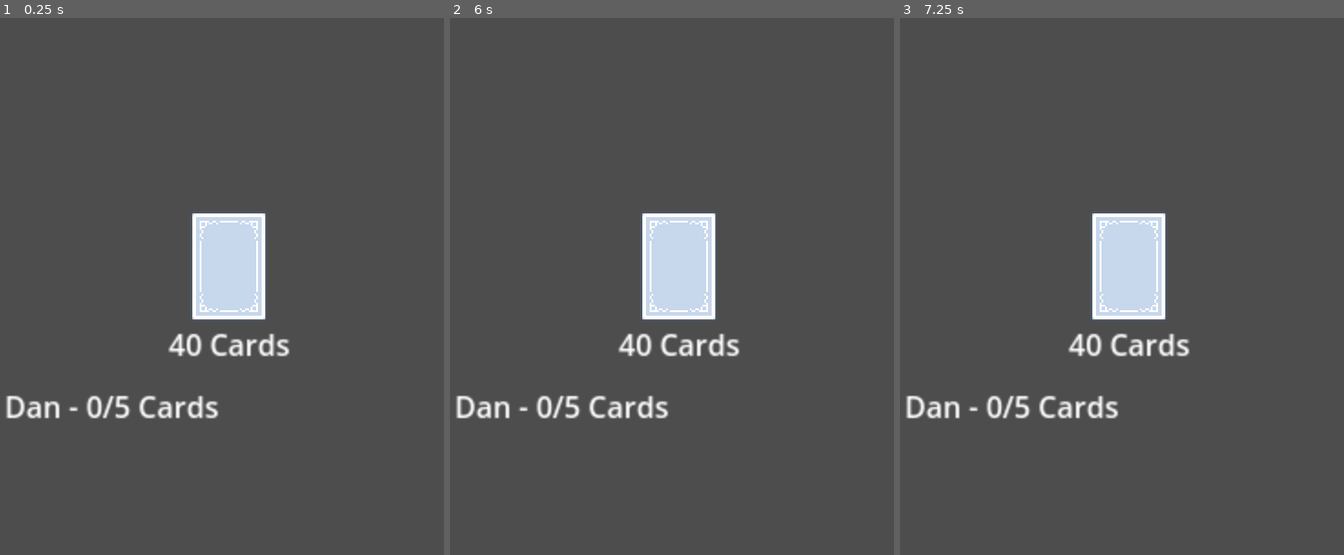
Above: before the commit, frames 1-3 (left to right).
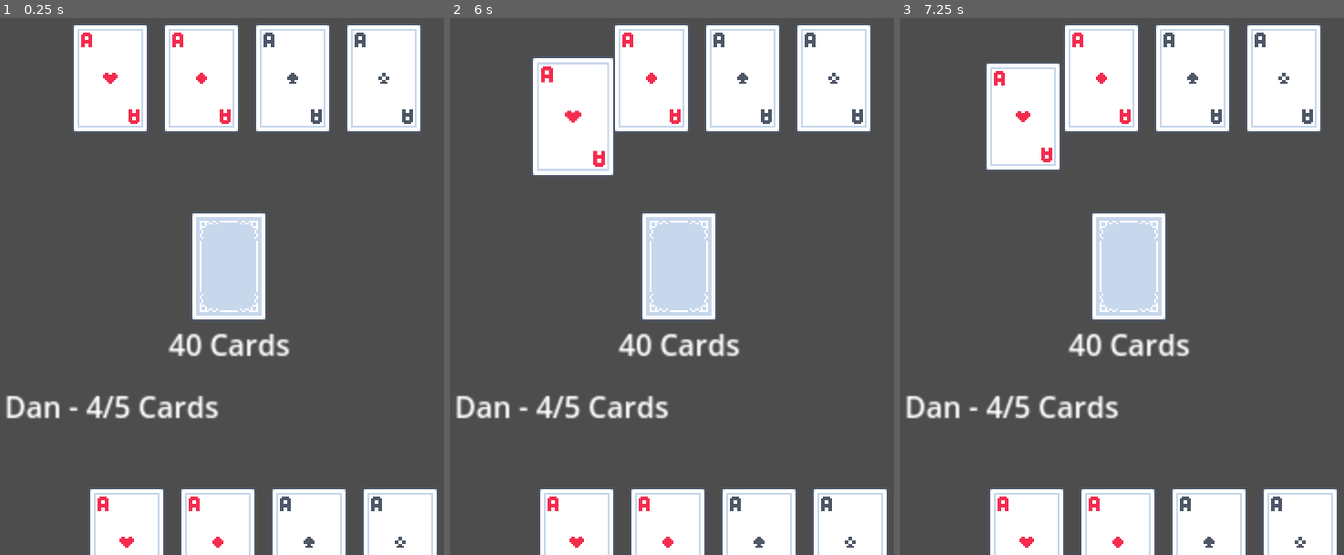
Above: after the commit, the same moments.

Repository: dtotheb/CardParty
Game: Godot game, scene res://CardParty.tscn
Same seed, same stepped clock (60 frames per second), same inputs: the game is played once before the commit and once after it.
Inputs (mouse positions are in pixels of both pictures, inside the frame that each line leads up to):
- Up to frame 1 (0.25 s): no input
- Up to frame 2 (6 s): tap Enter at 0.5, 2, 3.5 s; move the mouse to (845, 232) at 0.52 s; click (845, 232) at 0.67 s; tap Space at 1.25, 2.75, 4.25 s; move the mouse to (538, 291) at 1.27 s; click (538, 291) at 1.42 s; move the mouse to (756, 136) at 2.02 s; click (756, 136) at 2.17 s; move the mouse to (645, 377) at 2.77 s; click (645, 377) at 2.92 s; move the mouse to (outside the picture) at 3.52 s; click (outside the picture) at 3.67 s; move the mouse to (463, 173) at 4.27 s; click (463, 173) at 4.42 s; move the mouse to (720, 265) at 5.02 s; click (720, 265) at 5.17 s; move the mouse to (574, 114) at 5.77 s; click (574, 114) at 5.92 s
- Up to frame 3 (7.25 s): move the mouse to (1295, 232) at 6.52 s; click (1295, 232) at 6.67 s

The runs differ from the first frame. In frame 1, 23% of the frame differs, in the area x 16-99%, y 1-100%; in frame 2, 24%, in the area x 18-99%, y 1-100%; in frame 3, 23%.

Commit message:
fixed drag and drop on the playingCards

Diff:
--- a/player_hand.gd
+++ b/player_hand.gd
@@ -4,7 +4,7 @@
 @export var PlayerName:String = "Player1"
 @export var MaxHandSize : int = 5
 @export var CardStyle:PackedScene
-var Cards = []
+var Cards = ['Ah','Ad','As','Ac']
 
 
 # Called when the node enters the scene tree for the first time.
--- a/playing_card.gd
+++ b/playing_card.gd
@@ -10,6 +10,7 @@
 @export var FaceUp:bool = true
 
 var selected:bool = false
+var mouse_in = false
 
 
 
@@ -47,8 +48,8 @@
 # Called every frame. 'delta' is the elapsed time since the previous frame.
 func _process(delta):
 	if selected:
-		self.position = get_global_mouse_position()
-		print(self.position)
+		global_position = get_global_mouse_position()
+
 
 
 func nextCard():
@@ -59,16 +60,22 @@
 		curCard = 0
 		setCardFace(CardFaceMap.keys()[curCard])
 
-"""
 func _on_area_2d_input_event(viewport, event, shape_idx):
 	if event is InputEventMouseButton:
 		if event.button_index == MOUSE_BUTTON_RIGHT and event.pressed:
 			flipCard()
 		if event.button_index == MOUSE_BUTTON_LEFT and event.pressed:
-			selected = !selected
+			if mouse_in:
+				selected =	true
+		else:
+			selected = false
 
-func _unhandled_input(event):
-	if event is InputEventMouseButton:
-		if event.button_index == MOUSE_BUTTON_LEFT and event.pressed:
-			selected = false
-"""
+
+
+func _on_area_2d_mouse_entered():
+	mouse_in = true
+	scale = Vector2(1.1,1.1)
+
+func _on_area_2d_mouse_exited():
+	mouse_in = false
+	scale = Vector2(1,1)
--- a/playing_card.tscn
+++ b/playing_card.tscn
@@ -426,3 +426,5 @@
 shape = SubResource("RectangleShape2D_c7j0q")
 
 [connection signal="input_event" from="Area2D" to="." method="_on_area_2d_input_event"]
+[connection signal="mouse_entered" from="Area2D" to="." method="_on_area_2d_mouse_entered"]
+[connection signal="mouse_exited" from="Area2D" to="." method="_on_area_2d_mouse_exited"]
